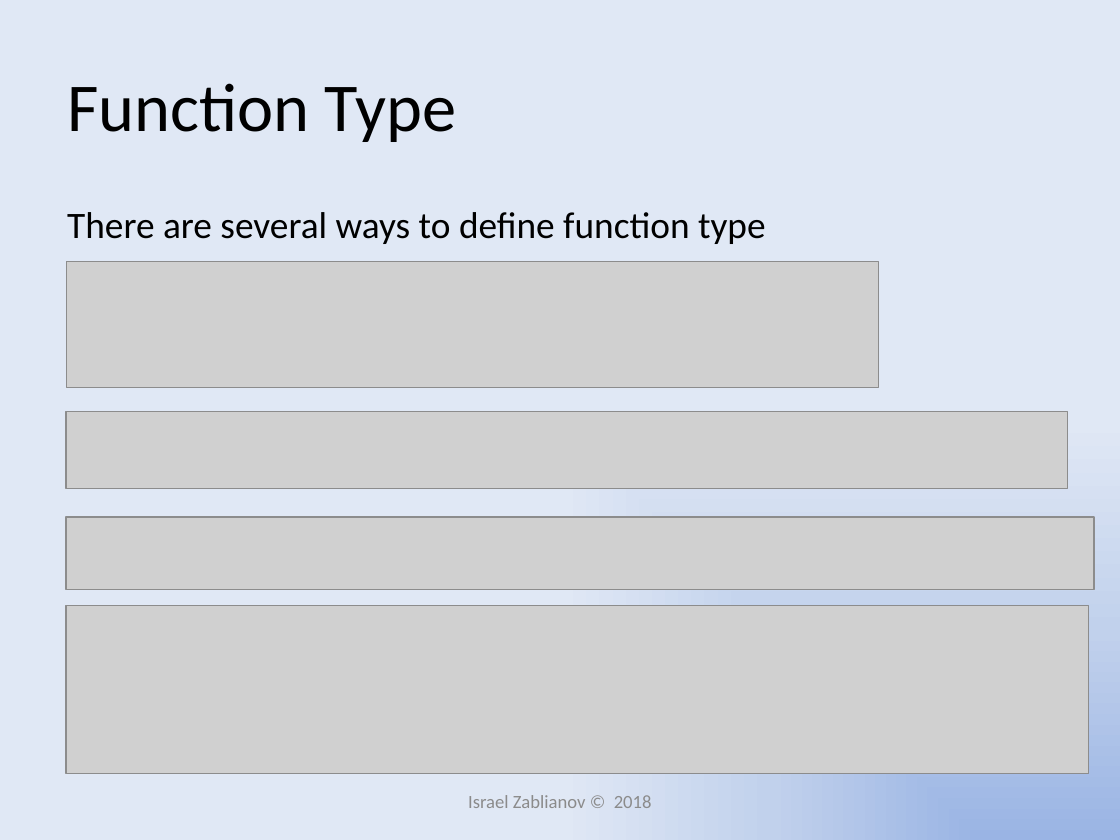
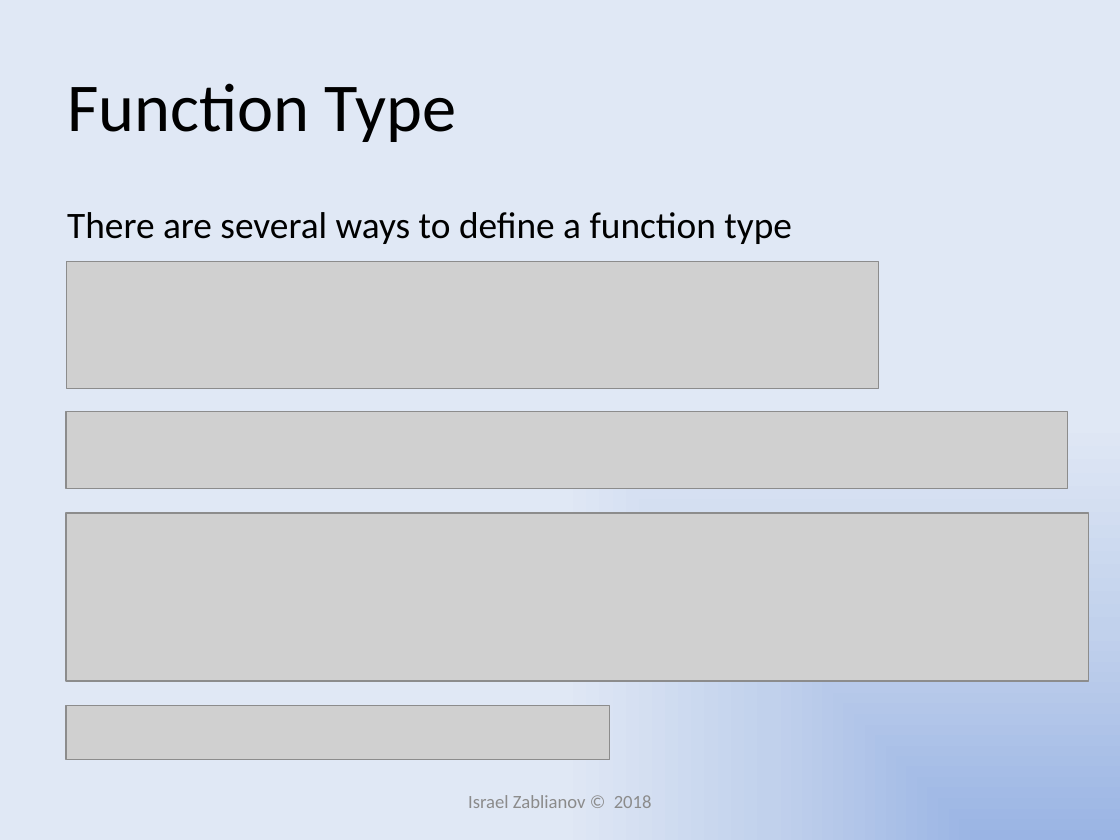
Before and after one commit to IsraelZablianov/TypeScript-Course, a slide deck: slide 18 of Introduction to TypeScript.pptx. Drawn at 1120x840 pixels with LibreOffice and Linux fonts; fonts in the diff are those of the drawing; grey boxes stand for pictures. Boxes give left, top, right and bottom in pixels: in the first picture for what was removed or moved away, otherwise in the second. Text is boxed around its words. In the diff, an @@ line names an element or a change of style, - is before the commit and + after.

```diff
--- a/Introduction to TypeScript.pptx
+++ b/Introduction to TypeScript.pptx
@@ text at <box>67,212,792,244</box>: text changed @@
-There are several ways to define function type
+There are several ways to define a function type
@@ picture: place and size @@
-picture at <box>66,605,1089,773</box>
+picture at <box>66,513,1089,681</box>
@@ picture removed at <box>66,517,1094,590</box> @@
@@ picture added at <box>66,706,610,759</box> @@
```
Also in this commit, not shown: 7 other slides changed.
